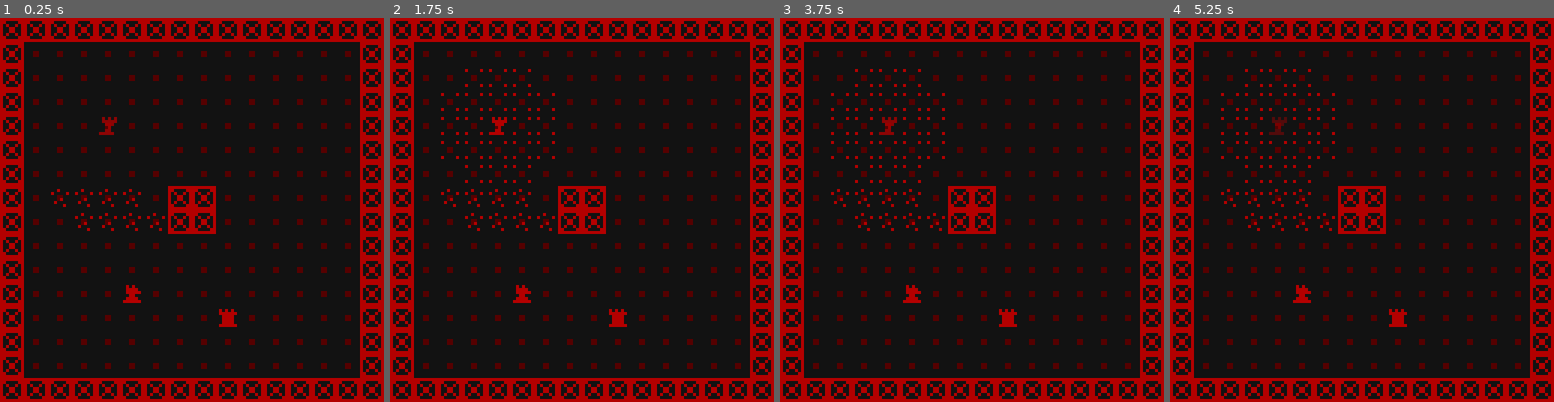
Above: before the commit, frames 1-4 (left to right).
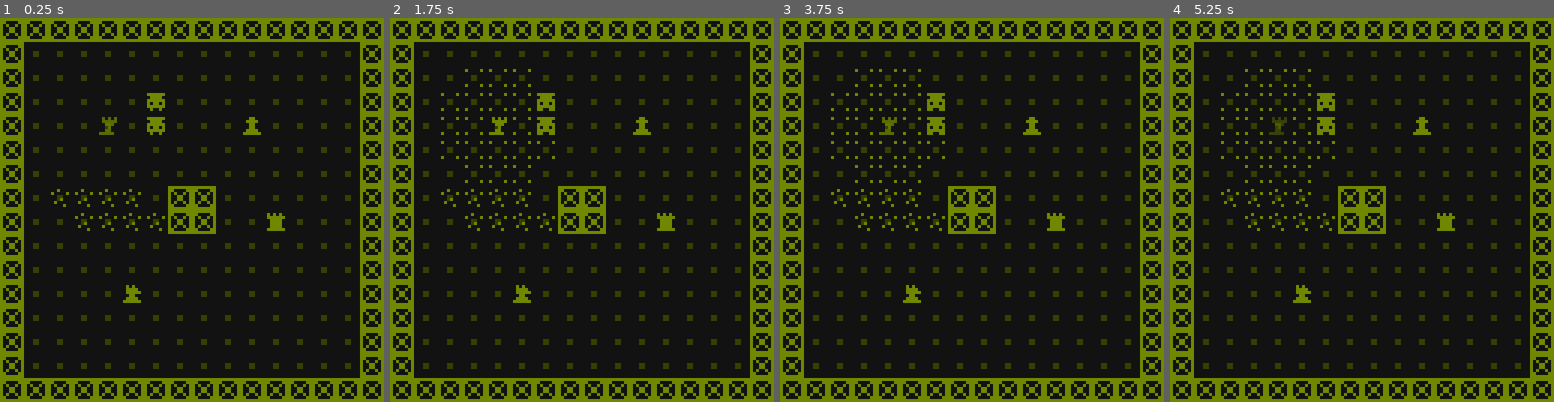
Above: after the commit, the same moments.

Repository: noponn8000/divine-edict
Game: Godot game, scene res://scenes/map.tscn
Same seed, same stepped clock (60 frames per second), same inputs: the game is played once before the commit and once after it.
Inputs (mouse positions are in pixels of both pictures, inside the frame that each line leads up to):
- Up to frame 1 (0.25 s): no input
- Up to frame 2 (1.75 s): tap Enter at 0.5 s; move the mouse to (666, 190) at 0.52 s; hold Right (ui_right) 0.53-1.28 s; hold Shift (possess) 0.53-1.28 s; click (666, 190) at 0.8 s; tap Space at 1.25 s; move the mouse to (505, 229) at 1.27 s; hold Down (ui_down) from 1.28 s (still down); click (505, 229) at 1.35 s; tap Shift (possess) at 1.55 s
- Up to frame 3 (3.75 s): tap Enter at 2, 3.5 s; move the mouse to (1010, 125) at 2.02 s; release Down (ui_down) at 2.03 s; hold Right (ui_right) 2.03-2.78 s; hold Shift (possess) 2.03-2.78 s; click (1010, 125) at 2.3 s; tap Space at 2.75 s; move the mouse to (952, 286) at 2.77 s; hold Up (ui_up) 2.78-3.53 s; click (952, 286) at 2.85 s; tap Shift (possess) at 3.05 s; move the mouse to (1087, 267) at 3.52 s; hold Left (ui_left) from 3.53 s (still down); hold Shift (possess) from 3.53 s (still down)
- Up to frame 4 (5.25 s): click (1477, 267) at 3.8 s; tap Space at 4.25 s; move the mouse to (1246, 152) at 4.27 s; release Shift (possess) at 4.28 s; click (1246, 152) at 4.35 s; tap Shift (possess) at 4.55 s; move the mouse to (1381, 210) at 5.02 s; release Left (ui_left) at 5.03 s; hold Down (ui_down) from 5.03 s (still down); hold Shift (possess) from 5.03 s (still down)

The runs differ from the first frame. In frame 1, 21% of the frame differs, in the area x 0-100%, y 0-100%; in frame 2, 22%; in frame 3, 22%; in frame 4, 22%.

Commit message:
Environmental Hazards and Animations

Diff:
--- /dev/null
+++ b/scenes/capture_animation.tscn
@@ -0,0 +1,67 @@
+[gd_scene load_steps=5 format=3 uid="uid://cbcpiuuvguj0u"]
+
+[ext_resource type="Texture2D" uid="uid://40swdqke7l11" path="res://assets/chess_spreadsheet.png" id="1_t3d6d"]
+
+[sub_resource type="Animation" id="Animation_hutk7"]
+resource_name = "default"
+length = 0.4
+tracks/0/type = "value"
+tracks/0/imported = false
+tracks/0/enabled = true
+tracks/0/path = NodePath(".:frame")
+tracks/0/interp = 1
+tracks/0/loop_wrap = true
+tracks/0/keys = {
+"times": PackedFloat32Array(0, 0.1, 0.2),
+"transitions": PackedFloat32Array(1, 1, 1),
+"update": 1,
+"values": [17, 18, 19]
+}
+tracks/1/type = "method"
+tracks/1/imported = false
+tracks/1/enabled = true
+tracks/1/path = NodePath(".")
+tracks/1/interp = 1
+tracks/1/loop_wrap = true
+tracks/1/keys = {
+"times": PackedFloat32Array(0.4),
+"transitions": PackedFloat32Array(1),
+"values": [{
+"args": [],
+"method": &"queue_free"
+}]
+}
+
+[sub_resource type="Animation" id="Animation_fviif"]
+length = 0.001
+tracks/0/type = "value"
+tracks/0/imported = false
+tracks/0/enabled = true
+tracks/0/path = NodePath(".:frame")
+tracks/0/interp = 1
+tracks/0/loop_wrap = true
+tracks/0/keys = {
+"times": PackedFloat32Array(0),
+"transitions": PackedFloat32Array(1),
+"update": 1,
+"values": [17]
+}
+
+[sub_resource type="AnimationLibrary" id="AnimationLibrary_2dwel"]
+_data = {
+"RESET": SubResource("Animation_fviif"),
+"default": SubResource("Animation_hutk7")
+}
+
+[node name="CaptureAnimation" type="Sprite2D"]
+z_index = -1
+texture = ExtResource("1_t3d6d")
+centered = false
+hframes = 21
+frame = 17
+
+[node name="AnimationPlayer" type="AnimationPlayer" parent="."]
+libraries = {
+"": SubResource("AnimationLibrary_2dwel")
+}
+autoplay = "default"
--- /dev/null
+++ b/scenes/horse.tscn
@@ -0,0 +1,85 @@
+[gd_scene load_steps=11 format=3 uid="uid://ceq4lubmf3s4y"]
+
+[ext_resource type="Texture2D" uid="uid://40swdqke7l11" path="res://assets/chess_spreadsheet.png" id="1_5uuki"]
+[ext_resource type="Script" path="res://scripts/entity.gd" id="2_yixvt"]
+[ext_resource type="Script" path="res://scripts/move.gd" id="3_tms1b"]
+[ext_resource type="Script" path="res://scripts/simple_ai.gd" id="4_shjvo"]
+
+[sub_resource type="Shader" id="Shader_0er5p"]
+code = "shader_type canvas_item;
+
+uniform bool fill_background = false;
+uniform vec4 background_fill_color : source_color = vec4(0.071,0.071,0.071,1.0);
+
+uniform bool blinking = false;
+uniform bool blink_smoother = true;
+uniform float blink_speed : hint_range(0.001, 100.0, 0.001) = 1.0;
+
+void fragment() {
+	if (blinking == true){
+		COLOR.a *= float(!blink_smoother)*float(int(floor(TIME*blink_speed)) % 2) + float(blink_smoother)*sin(((TIME*blink_speed)-floor(TIME*blink_speed))*PI);
+	}
+
+	if (fill_background == true){
+		vec4 temp_color = COLOR;
+		temp_color.a = 1.0;
+		COLOR.rgba = (1.0-COLOR.a)*background_fill_color+(COLOR.a)*temp_color;
+	}
+}"
+
+[sub_resource type="ShaderMaterial" id="ShaderMaterial_5yauk"]
+shader = SubResource("Shader_0er5p")
+shader_parameter/fill_background = false
+shader_parameter/background_fill_color = Color(0.071, 0.071, 0.071, 1)
+shader_parameter/blinking = false
+shader_parameter/blink_smoother = true
+shader_parameter/blink_speed = 1.0
+
+[sub_resource type="Resource" id="Resource_8mwb6"]
+script = ExtResource("3_tms1b")
+sliding = false
+offset = Vector2i(-2, -1)
+slide_direction = Vector2i(0, 0)
+floating = true
+can_capture = true
+
+[sub_resource type="Resource" id="Resource_6jjws"]
+script = ExtResource("3_tms1b")
+sliding = false
+offset = Vector2i(2, -1)
+slide_direction = Vector2i(0, 0)
+floating = true
+can_capture = true
+
+[sub_resource type="Resource" id="Resource_sjpn3"]
+script = ExtResource("3_tms1b")
+sliding = false
+offset = Vector2i(-2, 1)
+slide_direction = Vector2i(0, 0)
+floating = true
+can_capture = true
+
+[sub_resource type="Resource" id="Resource_uh0st"]
+script = ExtResource("3_tms1b")
+sliding = false
+offset = Vector2i(2, 1)
+slide_direction = Vector2i(0, 0)
+floating = true
+can_capture = true
+
+[node name="Horse" type="Sprite2D" node_paths=PackedStringArray("map", "ai")]
+material = SubResource("ShaderMaterial_5yauk")
+position = Vector2(40, 88)
+texture = ExtResource("1_5uuki")
+centered = false
+hframes = 21
+frame = 5
+script = ExtResource("2_yixvt")
+moves = Array[ExtResource("3_tms1b")]([SubResource("Resource_8mwb6"), SubResource("Resource_6jjws"), SubResource("Resource_sjpn3"), SubResource("Resource_uh0st")])
+map = NodePath("")
+is_ai_controlled = true
+ai = NodePath("SimpleAI")
+
+[node name="SimpleAI" type="Node" parent="." node_paths=PackedStringArray("parent")]
+script = ExtResource("4_shjvo")
+parent = NodePath("..")
--- a/scenes/map.tscn
+++ b/scenes/map.tscn
@@ -1,14 +1,15 @@
-[gd_scene load_steps=24 format=4 uid="uid://r6ikanphskxx"]
+[gd_scene load_steps=13 format=4 uid="uid://r6ikanphskxx"]
 
 [ext_resource type="Script" path="res://scripts/map.gd" id="1_wlxyg"]
 [ext_resource type="Texture2D" uid="uid://40swdqke7l11" path="res://assets/chess_spreadsheet.png" id="2_lqhf6"]
 [ext_resource type="PackedScene" uid="uid://ka16v6b4ig1v" path="res://scenes/piece_template.tscn" id="3_1m1p1"]
-[ext_resource type="Script" path="res://scripts/entity.gd" id="3_hft44"]
 [ext_resource type="AudioStream" uid="uid://d0bod73x8r8qw" path="res://assets/step.wav" id="4_8k6vp"]
-[ext_resource type="Script" path="res://scripts/move.gd" id="4_kv12u"]
-[ext_resource type="Script" path="res://scripts/simple_ai.gd" id="4_lxyad"]
+[ext_resource type="PackedScene" uid="uid://bln2rnmgweofn" path="res://scenes/rook.tscn" id="4_h0m8y"]
+[ext_resource type="PackedScene" uid="uid://ceq4lubmf3s4y" path="res://scenes/horse.tscn" id="5_bltam"]
 [ext_resource type="AudioStream" uid="uid://8fmc0pyksrv6" path="res://assets/capture.wav" id="5_mc1rr"]
+[ext_resource type="PackedScene" uid="uid://bdqgf3qkwi2vo" path="res://scenes/pawn.tscn" id="6_gwdc7"]
 [ext_resource type="PackedScene" uid="uid://d08nk4rwxy2aa" path="res://scenes/spike_trap.tscn" id="7_wt3h2"]
+[ext_resource type="PackedScene" uid="uid://6s2jt3deaj62" path="res://scenes/poison_vase.tscn" id="8_87uu0"]
 
 [sub_resource type="TileSetAtlasSource" id="TileSetAtlasSource_an12g"]
 texture = ExtResource("2_lqhf6")
@@ -25,130 +26,6 @@
 [sub_resource type="TileSet" id="TileSet_sfwxq"]
 tile_size = Vector2i(8, 8)
 sources/0 = SubResource("TileSetAtlasSource_an12g")
-
-[sub_resource type="Shader" id="Shader_fhfet"]
-code = "shader_type canvas_item;
-
-uniform bool fill_background = false;
-uniform vec4 background_fill_color : source_color = vec4(0.071,0.071,0.071,1.0);
-
-uniform bool blinking = false;
-uniform bool blink_smoother = true;
-uniform float blink_speed : hint_range(0.001, 100.0, 0.001) = 1.0;
-
-void fragment() {
-	if (blinking == true){
-		COLOR.a *= float(!blink_smoother)*float(int(floor(TIME*blink_speed)) % 2) + float(blink_smoother)*sin(((TIME*blink_speed)-floor(TIME*blink_speed))*PI);
-	}
-
-	if (fill_background == true){
-		vec4 temp_color = COLOR;
-		temp_color.a = 1.0;
-		COLOR.rgba = (1.0-COLOR.a)*background_fill_color+(COLOR.a)*temp_color;
-	}
-}"
-
-[sub_resource type="ShaderMaterial" id="ShaderMaterial_dd0ln"]
-shader = SubResource("Shader_fhfet")
-shader_parameter/fill_background = false
-shader_parameter/background_fill_color = Color(0.071, 0.071, 0.071, 1)
-shader_parameter/blinking = false
-shader_parameter/blink_smoother = true
-shader_parameter/blink_speed = 1.0
-
-[sub_resource type="Resource" id="Resource_mfpsl"]
-script = ExtResource("4_kv12u")
-sliding = true
-offset = Vector2i(0, 0)
-slide_direction = Vector2i(0, -1)
-floating = false
-can_capture = true
-
-[sub_resource type="Resource" id="Resource_mam6c"]
-script = ExtResource("4_kv12u")
-sliding = true
-offset = Vector2i(0, 0)
-slide_direction = Vector2i(0, 1)
-floating = false
-can_capture = true
-
-[sub_resource type="Resource" id="Resource_ilsbu"]
-script = ExtResource("4_kv12u")
-sliding = true
-offset = Vector2i(0, 0)
-slide_direction = Vector2i(-1, 0)
-floating = false
-can_capture = true
-
-[sub_resource type="Resource" id="Resource_kfqdn"]
-script = ExtResource("4_kv12u")
-sliding = true
-offset = Vector2i(0, 0)
-slide_direction = Vector2i(1, 0)
-floating = false
-can_capture = true
-
-[sub_resource type="Shader" id="Shader_0er5p"]
-code = "shader_type canvas_item;
-
-uniform bool fill_background = false;
-uniform vec4 background_fill_color : source_color = vec4(0.071,0.071,0.071,1.0);
-
-uniform bool blinking = false;
-uniform bool blink_smoother = true;
-uniform float blink_speed : hint_range(0.001, 100.0, 0.001) = 1.0;
-
-void fragment() {
-	if (blinking == true){
-		COLOR.a *= float(!blink_smoother)*float(int(floor(TIME*blink_speed)) % 2) + float(blink_smoother)*sin(((TIME*blink_speed)-floor(TIME*blink_speed))*PI);
-	}
-
-	if (fill_background == true){
-		vec4 temp_color = COLOR;
-		temp_color.a = 1.0;
-		COLOR.rgba = (1.0-COLOR.a)*background_fill_color+(COLOR.a)*temp_color;
-	}
-}"
-
-[sub_resource type="ShaderMaterial" id="ShaderMaterial_5yauk"]
-shader = SubResource("Shader_0er5p")
-shader_parameter/fill_background = false
-shader_parameter/background_fill_color = Color(0.071, 0.071, 0.071, 1)
-shader_parameter/blinking = false
-shader_parameter/blink_smoother = true
-shader_parameter/blink_speed = 1.0
-
-[sub_resource type="Resource" id="Resource_8mwb6"]
-script = ExtResource("4_kv12u")
-sliding = false
-offset = Vector2i(-2, -1)
-slide_direction = Vector2i(0, 0)
-floating = true
-can_capture = true
-
-[sub_resource type="Resource" id="Resource_6jjws"]
-script = ExtResource("4_kv12u")
-sliding = false
-offset = Vector2i(2, -1)
-slide_direction = Vector2i(0, 0)
-floating = true
-can_capture = true
-
-[sub_resource type="Resource" id="Resource_sjpn3"]
-script = ExtResource("4_kv12u")
-sliding = false
-offset = Vector2i(-2, 1)
-slide_direction = Vector2i(0, 0)
-floating = true
-can_capture = true
-
-[sub_resource type="Resource" id="Resource_uh0st"]
-script = ExtResource("4_kv12u")
-sliding = false
-offset = Vector2i(2, 1)
-slide_direction = Vector2i(0, 0)
-floating = true
-can_capture = true
 
 [node name="Map" type="Node2D" node_paths=PackedStringArray("entity_parent_node", "highlights", "inbetween_highlights", "walls")]
 script = ExtResource("1_wlxyg")
@@ -182,39 +59,16 @@
 position = Vector2(32, 32)
 map = NodePath("../..")
 
-[node name="Rook" type="Sprite2D" parent="Entities" node_paths=PackedStringArray("map", "ai")]
-material = SubResource("ShaderMaterial_dd0ln")
-position = Vector2(72, 96)
-texture = ExtResource("2_lqhf6")
-centered = false
-hframes = 21
-frame = 3
-script = ExtResource("3_hft44")
-moves = Array[ExtResource("4_kv12u")]([SubResource("Resource_mfpsl"), SubResource("Resource_mam6c"), SubResource("Resource_ilsbu"), SubResource("Resource_kfqdn")])
+[node name="Rook" parent="Entities" node_paths=PackedStringArray("map") instance=ExtResource("4_h0m8y")]
+position = Vector2(88, 64)
 map = NodePath("../..")
-is_ai_controlled = true
-ai = NodePath("SimpleAI")
 
-[node name="SimpleAI" type="Node" parent="Entities/Rook" node_paths=PackedStringArray("parent")]
-script = ExtResource("4_lxyad")
-parent = NodePath("..")
+[node name="Horse" parent="Entities" node_paths=PackedStringArray("map") instance=ExtResource("5_bltam")]
+map = NodePath("../..")
 
-[node name="Horse" type="Sprite2D" parent="Entities" node_paths=PackedStringArray("map", "ai")]
-material = SubResource("ShaderMaterial_5yauk")
-position = Vector2(40, 88)
-texture = ExtResource("2_lqhf6")
-centered = false
-hframes = 21
-frame = 5
-script = ExtResource("3_hft44")
-moves = Array[ExtResource("4_kv12u")]([SubResource("Resource_8mwb6"), SubResource("Resource_6jjws"), SubResource("Resource_sjpn3"), SubResource("Resource_uh0st")])
+[node name="Pawn" parent="Entities" node_paths=PackedStringArray("map") instance=ExtResource("6_gwdc7")]
+position = Vector2(80, 32)
 map = NodePath("../..")
-is_ai_controlled = true
-ai = NodePath("SimpleAI")
-
-[node name="SimpleAI" type="Node" parent="Entities/Horse" node_paths=PackedStringArray("parent")]
-script = ExtResource("4_lxyad")
-parent = NodePath("..")
 
 [node name="Trap" parent="Entities" node_paths=PackedStringArray("map") instance=ExtResource("7_wt3h2")]
 position = Vector2(32, 56)
@@ -248,6 +102,14 @@
 position = Vector2(32, 64)
 map = NodePath("../..")
 
+[node name="PoisonVase" parent="Entities" node_paths=PackedStringArray("map") instance=ExtResource("8_87uu0")]
+position = Vector2(48, 32)
+map = NodePath("../..")
+
+[node name="PoisonVase2" parent="Entities" node_paths=PackedStringArray("map") instance=ExtResource("8_87uu0")]
+position = Vector2(48, 24)
+map = NodePath("../..")
+
 [node name="Camera2D" type="Camera2D" parent="."]
 position = Vector2(64, 64)
 zoom = Vector2(4, 4)
--- /dev/null
+++ b/scenes/pawn.tscn
@@ -0,0 +1,83 @@
+[gd_scene load_steps=11 format=3 uid="uid://bdqgf3qkwi2vo"]
+
+[ext_resource type="Texture2D" uid="uid://40swdqke7l11" path="res://assets/chess_spreadsheet.png" id="1_d2ja7"]
+[ext_resource type="Script" path="res://scripts/entity.gd" id="2_fveel"]
+[ext_resource type="Script" path="res://scripts/move.gd" id="3_y68aj"]
+[ext_resource type="Script" path="res://scripts/simple_ai.gd" id="4_iyuw8"]
+
+[sub_resource type="Shader" id="Shader_c6nbx"]
+code = "shader_type canvas_item;
+
+uniform bool fill_background = false;
+uniform vec4 background_fill_color : source_color = vec4(0.071,0.071,0.071,1.0);
+
+uniform bool blinking = false;
+uniform bool blink_smoother = true;
+uniform float blink_speed : hint_range(0.001, 100.0, 0.001) = 1.0;
+
+void fragment() {
+	if (blinking == true){
+		COLOR.a *= float(!blink_smoother)*float(int(floor(TIME*blink_speed))) + float(blink_smoother)*(sin(((TIME*blink_speed)-floor(TIME*blink_speed))*PI) + 0.2);
+	}
+
+	if (fill_background == true){
+		vec4 temp_color = COLOR;
+		temp_color.a = 1.0;
+		COLOR.rgba = (1.0-COLOR.a)*background_fill_color+(COLOR.a)*temp_color;
+	}
+}"
+
+[sub_resource type="ShaderMaterial" id="ShaderMaterial_fuxtn"]
+shader = SubResource("Shader_c6nbx")
+shader_parameter/fill_background = false
+shader_parameter/background_fill_color = Color(0.071, 0.071, 0.071, 1)
+shader_parameter/blinking = true
+shader_parameter/blink_smoother = true
+shader_parameter/blink_speed = 0.75
+
+[sub_resource type="Resource" id="Resource_52g3j"]
+script = ExtResource("3_y68aj")
+sliding = false
+offset = Vector2i(0, -1)
+slide_direction = Vector2i(0, 0)
+floating = false
+can_capture = true
+
+[sub_resource type="Resource" id="Resource_v038j"]
+script = ExtResource("3_y68aj")
+sliding = false
+offset = Vector2i(0, 1)
+slide_direction = Vector2i(0, 0)
+floating = false
+can_capture = true
+
+[sub_resource type="Resource" id="Resource_tutd5"]
+script = ExtResource("3_y68aj")
+sliding = false
+offset = Vector2i(-1, 0)
+slide_direction = Vector2i(0, 0)
+floating = false
+can_capture = true
+
+[sub_resource type="Resource" id="Resource_qo87n"]
+script = ExtResource("3_y68aj")
+sliding = false
+offset = Vector2i(1, 0)
+slide_direction = Vector2i(0, 0)
+floating = false
+can_capture = true
+
+[node name="Pawn" type="Sprite2D" node_paths=PackedStringArray("ai")]
+material = SubResource("ShaderMaterial_fuxtn")
+texture = ExtResource("1_d2ja7")
+centered = false
+hframes = 21
+frame = 20
+script = ExtResource("2_fveel")
+moves = Array[ExtResource("3_y68aj")]([SubResource("Resource_52g3j"), SubResource("Resource_v038j"), SubResource("Resource_tutd5"), SubResource("Resource_qo87n")])
+is_ai_controlled = true
+ai = NodePath("SimpleAI")
+
+[node name="SimpleAI" type="Node" parent="." node_paths=PackedStringArray("parent")]
+script = ExtResource("4_iyuw8")
+parent = NodePath("..")
--- /dev/null
+++ b/scenes/poison.tscn
@@ -0,0 +1,81 @@
+[gd_scene load_steps=6 format=3 uid="uid://2l4ju02golka"]
+
+[ext_resource type="Texture2D" uid="uid://40swdqke7l11" path="res://assets/chess_spreadsheet.png" id="1_74pve"]
+[ext_resource type="Script" path="res://scripts/poison.gd" id="2_5q6s0"]
+
+[sub_resource type="Animation" id="Animation_ygbie"]
+resource_name = "bubble"
+length = 0.3
+step = 0.1
+tracks/0/type = "value"
+tracks/0/imported = false
+tracks/0/enabled = true
+tracks/0/path = NodePath(".:frame")
+tracks/0/interp = 1
+tracks/0/loop_wrap = true
+tracks/0/keys = {
+"times": PackedFloat32Array(0, 0.1, 0.2, 0.3),
+"transitions": PackedFloat32Array(1, 1, 1, 1),
+"update": 1,
+"values": [13, 14, 15, 16]
+}
+tracks/1/type = "value"
+tracks/1/imported = false
+tracks/1/enabled = true
+tracks/1/path = NodePath(".:visible")
+tracks/1/interp = 1
+tracks/1/loop_wrap = true
+tracks/1/keys = {
+"times": PackedFloat32Array(0),
+"transitions": PackedFloat32Array(1),
+"update": 1,
+"values": [true]
+}
+
+[sub_resource type="Animation" id="Animation_kurge"]
+length = 0.001
+tracks/0/type = "value"
+tracks/0/imported = false
+tracks/0/enabled = true
+tracks/0/path = NodePath(".:frame")
+tracks/0/interp = 1
+tracks/0/loop_wrap = true
+tracks/0/keys = {
+"times": PackedFloat32Array(0),
+"transitions": PackedFloat32Array(1),
+"update": 1,
+"values": [13]
+}
+tracks/1/type = "value"
+tracks/1/imported = false
+tracks/1/enabled = true
+tracks/1/path = NodePath(".:visible")
+tracks/1/interp = 1
+tracks/1/loop_wrap = true
+tracks/1/keys = {
+"times": PackedFloat32Array(0),
+"transitions": PackedFloat32Array(1),
+"update": 1,
+"values": [true]
+}
+
+[sub_resource type="AnimationLibrary" id="AnimationLibrary_drege"]
+_data = {
+"RESET": SubResource("Animation_kurge"),
+"bubble": SubResource("Animation_ygbie")
+}
+
+[node name="Poison" type="Sprite2D"]
+texture = ExtResource("1_74pve")
+centered = false
+hframes = 21
+frame = 13
+script = ExtResource("2_5q6s0")
+possession_range = 0
+animate = false
+
+[node name="AnimationPlayer" type="AnimationPlayer" parent="."]
+libraries = {
+"": SubResource("AnimationLibrary_drege")
+}
+autoplay = "bubble"
--- /dev/null
+++ b/scenes/poison_vase.tscn
@@ -0,0 +1,11 @@
+[gd_scene load_steps=3 format=3 uid="uid://6s2jt3deaj62"]
+
+[ext_resource type="Texture2D" uid="uid://40swdqke7l11" path="res://assets/chess_spreadsheet.png" id="1_lqhyq"]
+[ext_resource type="Script" path="res://scripts/poison_vase.gd" id="2_5lm6h"]
+
+[node name="PoisonVase" type="Sprite2D"]
+texture = ExtResource("1_lqhyq")
+centered = false
+hframes = 21
+frame = 12
+script = ExtResource("2_5lm6h")
--- /dev/null
+++ b/scenes/rook.tscn
@@ -0,0 +1,85 @@
+[gd_scene load_steps=11 format=3 uid="uid://bln2rnmgweofn"]
+
+[ext_resource type="Texture2D" uid="uid://40swdqke7l11" path="res://assets/chess_spreadsheet.png" id="1_5qnea"]
+[ext_resource type="Script" path="res://scripts/entity.gd" id="2_s3kvs"]
+[ext_resource type="Script" path="res://scripts/move.gd" id="3_kwcli"]
+[ext_resource type="Script" path="res://scripts/simple_ai.gd" id="4_24kmx"]
+
+[sub_resource type="Shader" id="Shader_fhfet"]
+code = "shader_type canvas_item;
+
+uniform bool fill_background = false;
+uniform vec4 background_fill_color : source_color = vec4(0.071,0.071,0.071,1.0);
+
+uniform bool blinking = false;
+uniform bool blink_smoother = true;
+uniform float blink_speed : hint_range(0.001, 100.0, 0.001) = 1.0;
+
+void fragment() {
+	if (blinking == true){
+		COLOR.a *= float(!blink_smoother)*float(int(floor(TIME*blink_speed)) % 2) + float(blink_smoother)*sin(((TIME*blink_speed)-floor(TIME*blink_speed))*PI);
+	}
+
+	if (fill_background == true){
+		vec4 temp_color = COLOR;
+		temp_color.a = 1.0;
+		COLOR.rgba = (1.0-COLOR.a)*background_fill_color+(COLOR.a)*temp_color;
+	}
+}"
+
+[sub_resource type="ShaderMaterial" id="ShaderMaterial_dd0ln"]
+shader = SubResource("Shader_fhfet")
+shader_parameter/fill_background = false
+shader_parameter/background_fill_color = Color(0.071, 0.071, 0.071, 1)
+shader_parameter/blinking = false
+shader_parameter/blink_smoother = true
+shader_parameter/blink_speed = 1.0
+
+[sub_resource type="Resource" id="Resource_mfpsl"]
+script = ExtResource("3_kwcli")
+sliding = true
+offset = Vector2i(0, 0)
+slide_direction = Vector2i(0, -1)
+floating = false
+can_capture = true
+
+[sub_resource type="Resource" id="Resource_mam6c"]
+script = ExtResource("3_kwcli")
+sliding = true
+offset = Vector2i(0, 0)
+slide_direction = Vector2i(0, 1)
+floating = false
+can_capture = true
+
+[sub_resource type="Resource" id="Resource_ilsbu"]
+script = ExtResource("3_kwcli")
+sliding = true
+offset = Vector2i(0, 0)
+slide_direction = Vector2i(-1, 0)
+floating = false
+can_capture = true
+
+[sub_resource type="Resource" id="Resource_kfqdn"]
+script = ExtResource("3_kwcli")
+sliding = true
+offset = Vector2i(0, 0)
+slide_direction = Vector2i(1, 0)
+floating = false
+can_capture = true
+
+[node name="Rook" type="Sprite2D" node_paths=PackedStringArray("map", "ai")]
+material = SubResource("ShaderMaterial_dd0ln")
+position = Vector2(88, 32)
+texture = ExtResource("1_5qnea")
+centered = false
+hframes = 21
+frame = 3
+script = ExtResource("2_s3kvs")
+moves = Array[ExtResource("3_kwcli")]([SubResource("Resource_mfpsl"), SubResource("Resource_mam6c"), SubResource("Resource_ilsbu"), SubResource("Resource_kfqdn")])
+map = NodePath("")
+is_ai_controlled = true
+ai = NodePath("SimpleAI")
+
+[node name="SimpleAI" type="Node" parent="." node_paths=PackedStringArray("parent")]
+script = ExtResource("4_24kmx")
+parent = NodePath("..")
--- a/scripts/entity.gd
+++ b/scripts/entity.gd
@@ -7,6 +7,7 @@
 @export_category("Visuals")
 @export var animate := true;
 @export var tile_by_tile := false;
+@export var capture_anim_scene: PackedScene = preload("res://scenes/capture_animation.tscn");
 
 @export_category("References")
 @export var map: Map = owner;
@@ -20,10 +21,12 @@
 
 var pos: Vector2i:
 	set(new_pos):  set_pos(new_pos); pos = new_pos;
+var is_animating := false;
 
 signal entity_moved(Entity);
 signal entity_captured(Entity);
 signal entity_possessed(Entity);
+signal move_animation_finished();
 
 func _ready() -> void:
 	pos = position / map.cell_size;
@@ -39,7 +42,6 @@
 		for cell in map.get_inbetween_tiles(move.start_position, move.end_position):
 			var env_entity := map.get_entity_at(cell, true);
 			if env_entity and env_entity.on_pass(self):
-				pos = cell;
 				return true;
 
 	if move.is_capture:
@@ -54,6 +56,7 @@
 
 func set_pos(new_pos: Vector2i) -> void:
 	if animate:
+		is_animating = true;
 		if tile_by_tile:
 			for tile in map.get_inbetween_tiles(pos, new_pos) + [new_pos]:
 				var tween := get_tree().create_tween();
@@ -63,6 +66,10 @@
 		else:
 			var tween := get_tree().create_tween();
 			tween.tween_property(self, "position", Vector2(new_pos * map.cell_size), 0.25);
+
+			await tween.finished;
+			is_animating = false;
+			move_animation_finished.emit();
 	else:
 		position = Vector2(new_pos * map.cell_size);
 
@@ -148,9 +155,18 @@
 
 func on_capture() -> void:
 	entity_captured.emit(self);
+	var anim := capture_anim_scene.instantiate();
+	anim.position = pos * map.cell_size;
+	get_tree().root.add_child(anim);
 
 	if is_player and not is_king:
 		map.king.on_possess();
+
+	is_ai_controlled = false;
+	is_player = false;
+
+	if is_animating:
+		await move_animation_finished;
 	queue_free();
 
 func on_possess() -> void:
--- a/scripts/map.gd
+++ b/scripts/map.gd
@@ -33,6 +33,11 @@
 		entity.entity_moved.connect(on_entity_moved);
 		entity.entity_captured.connect(on_entity_captured);
 		entity.entity_possessed.connect(on_entity_possessed);
+
+	if not entity.get_parent():
+		entity_parent_node.add_child(entity);
+
+	entity.map = self;
 
 func on_entity_moved(entity: Entity) -> void:
 	%StepAudio.play();
--- /dev/null
+++ b/scripts/poison.gd
@@ -0,0 +1,8 @@
+extends EnvironmentEntity
+
+func on_interact(entity: Entity) -> void:
+	entity.pos = pos;
+	entity.on_capture();
+
+func _ready() -> void:
+	interacted.connect(on_interact);
--- /dev/null
+++ b/scripts/poison_vase.gd
@@ -0,0 +1,27 @@
+extends EnvironmentEntity
+
+@export var radius := 2;
+@export var poison_scene := preload("res://scenes/poison.tscn");
+
+func _ready() -> void:
+	super._ready();
+	interacted.connect(on_interact);
+
+func on_interact(entity: Entity) -> void:
+	spawn_poison();
+	entity.on_capture();
+	visible = false;
+
+func spawn_poison() -> void:
+	for x in range(pos.x - radius, pos.x + radius + 1):
+		for y in range(pos.y - radius, pos.y + radius + 1):
+			var poison := poison_scene.instantiate();
+			map.add_entity(poison);
+			poison.pos = Vector2i(x, y);
+
+			var entity := map.get_entity_at(Vector2i(x, y));
+			if entity:
+				poison.on_interact(entity);
+
+func on_capture() -> void:
+	pass;
--- a/scripts/trap.gd
+++ b/scripts/trap.gd
@@ -14,12 +14,14 @@
 
 func on_interact(entity: Entity) -> void:
 	if active:
+		entity.pos = pos;
 		entity.on_capture();
 	elif not activation_period_started:
 		if activation_time > 0:
 			activation_period_started = true;
 			ticks_left = activation_time;
 		else:
+			entity.pos = pos;
 			active = true;
 			entity.on_capture();
 
Binary file changed: assets/chess_spreadsheet.png
